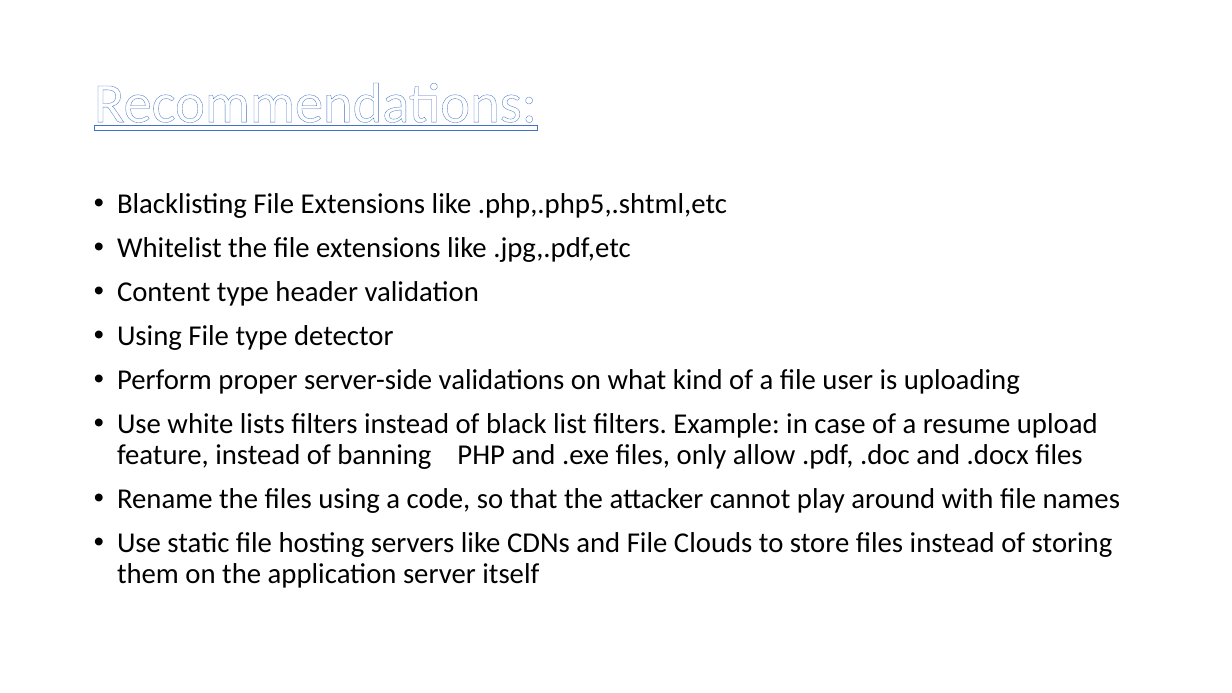
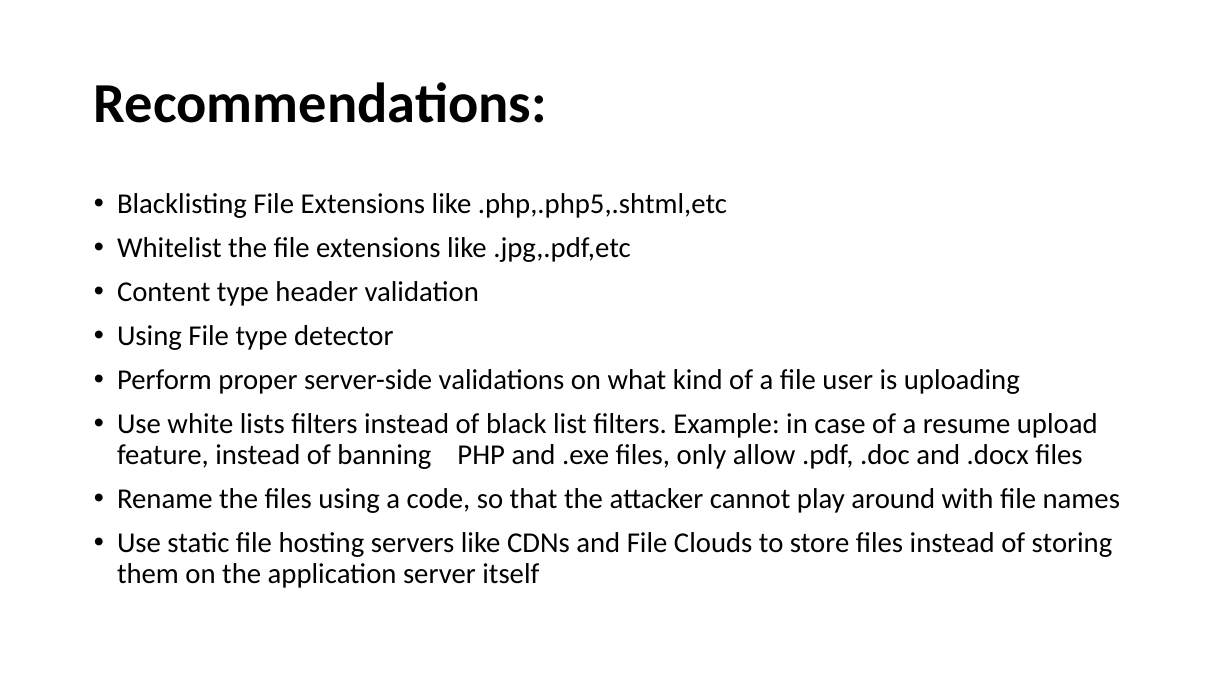
Before and after one commit to RocktimRajkumar/CEH-hack-a-thon, a slide deck: slide 18 of reports/Lifestyle Store/LifeStyle Store Application Reports.pptx. Drawn at 1232x693 pixels with LibreOffice and Linux fonts; fonts in the diff are those of the drawing. Boxes give left, top, right and bottom in pixels: in the first picture for what was removed or moved away, otherwise in the second. Text is boxed around its words. In the diff, an @@ line names an element or a change of style, - is before the commit and + after.

```diff
--- a/reports/Lifestyle Store/LifeStyle Store Application Reports.pptx
+++ b/reports/Lifestyle Store/LifeStyle Store Application Reports.pptx
@@ title "Recommendations:" at [94, 82, 547, 123]: text colour #FFFFFF to #000000, letter outline #4472C4 0.8 pt to none, bold on, underline off @@
```
Also in this commit, not shown: 5 other slides changed.
